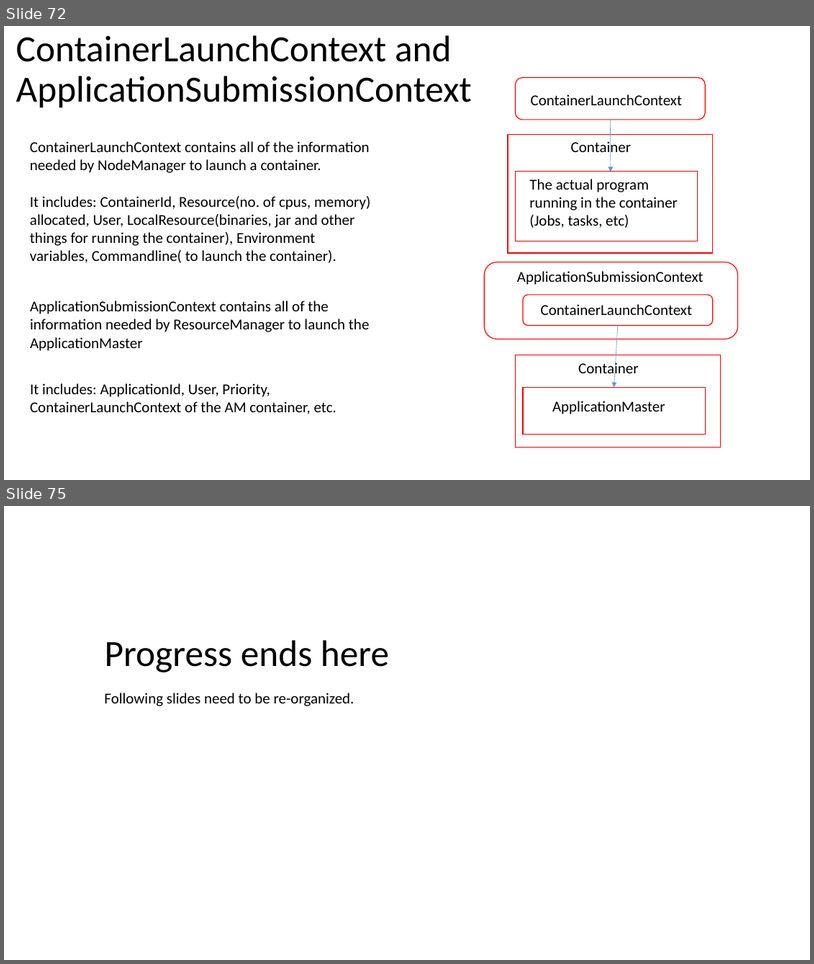
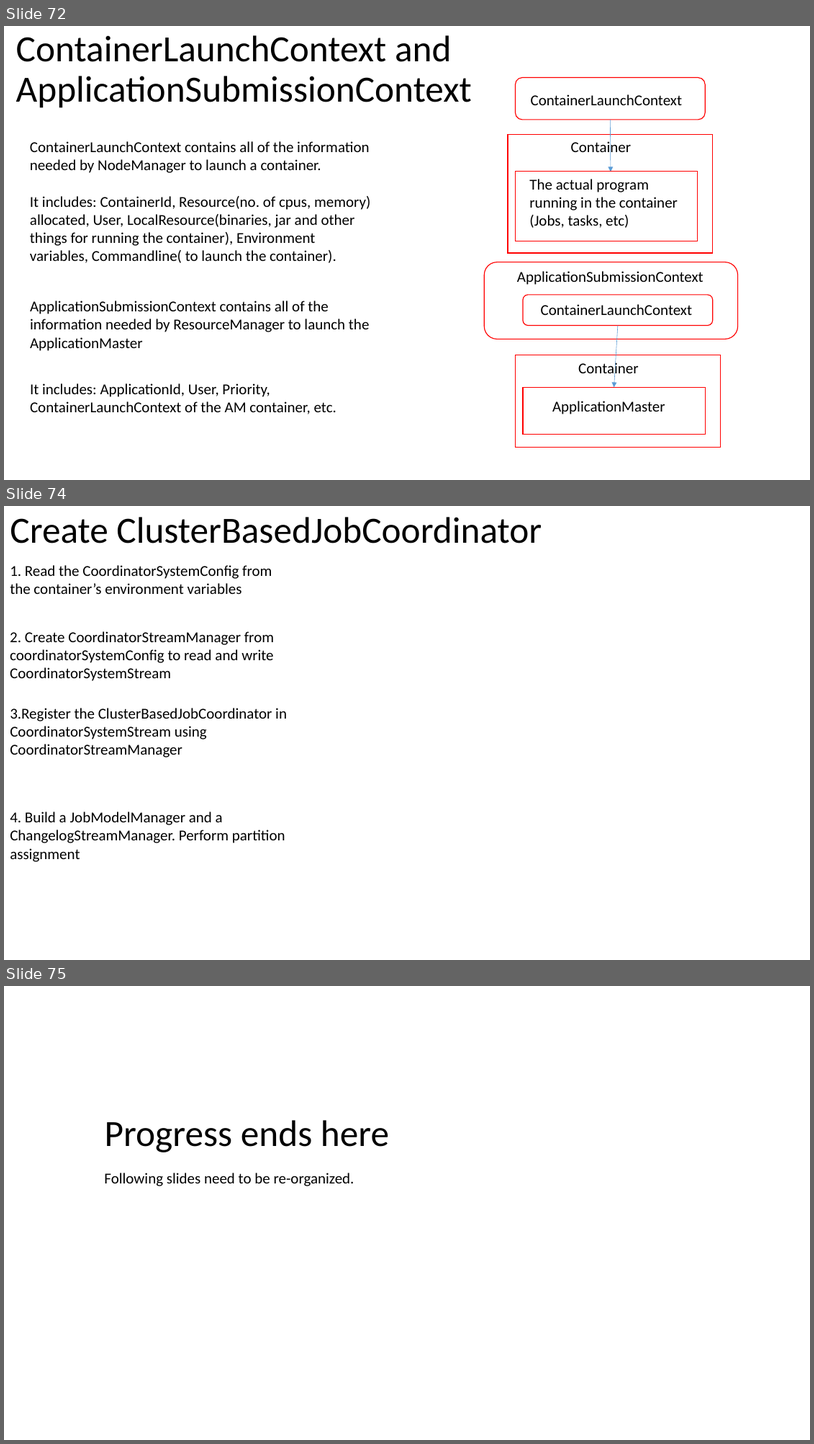
Before and after one commit to Swrrt/Samza-Documents, a slide deck: Documentation/SamzaStructure.pptx. Shown one above the other, each under a label of ours: slides 72 and 75 before the commit, slides 72, 74 and 75 after it; the slides between them are not shown. The pictures are 814x964 and 814x1444 pixels, drawn with LibreOffice and Linux fonts; fonts in the diff are those of the drawing. Boxes give left, top, right and bottom in pixels: in the first picture for what was removed or moved away, otherwise in the second. Text is boxed around its words. In the diff, an @@ line names an element or a change of style, - is before the commit and + after.

Commit message:
ClusterBasedJobCoordinator, slides now

```diff
--- a/Documentation/SamzaStructure.pptx
+++ b/Documentation/SamzaStructure.pptx
@@ slide 74 added at (4, 506, 810, 960), background #FFFFFF @@
@@ title added at (10, 517, 542, 543), 44 pt, text #000000 @@
+Create ClusterBasedJobCoordinator
@@ text added at (10, 565, 272, 594), 18 pt, text #000000 @@
+1. Read the CoordinatorSystemConfig from the container’s environment variables
@@ text added at (10, 631, 274, 681), 18 pt, text #000000 @@
+2. Create CoordinatorStreamManager from coordinatorSystemConfig to read and write CoordinatorSystemStream
@@ text added at (10, 708, 287, 757), 18 pt, text #000000 @@
+3.Register the ClusterBasedJobCoordinator in CoordinatorSystemStream using CoordinatorStreamManager
@@ text added at (10, 811, 286, 862), 18 pt, text #000000 @@
+4. Build a JobModelManager and a ChangelogStreamManager. Perform partition assignment
```
Also in this commit, not shown: 1 slide changed, 1 slide removed.
